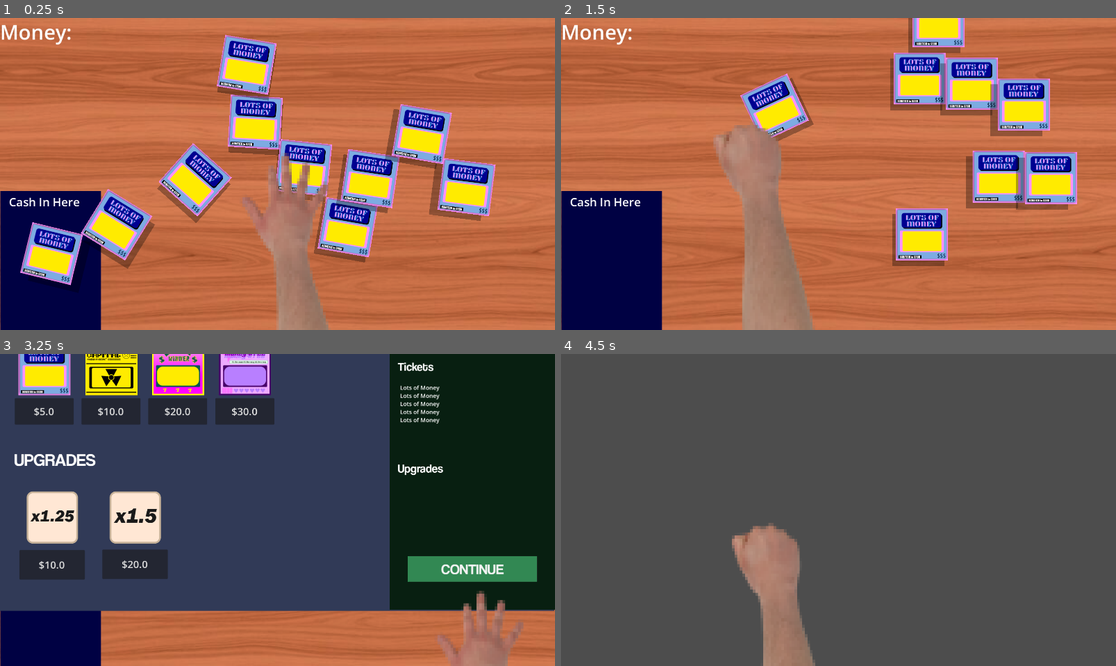
Above: before the commit, frames 1-4 (two rows, left to right).
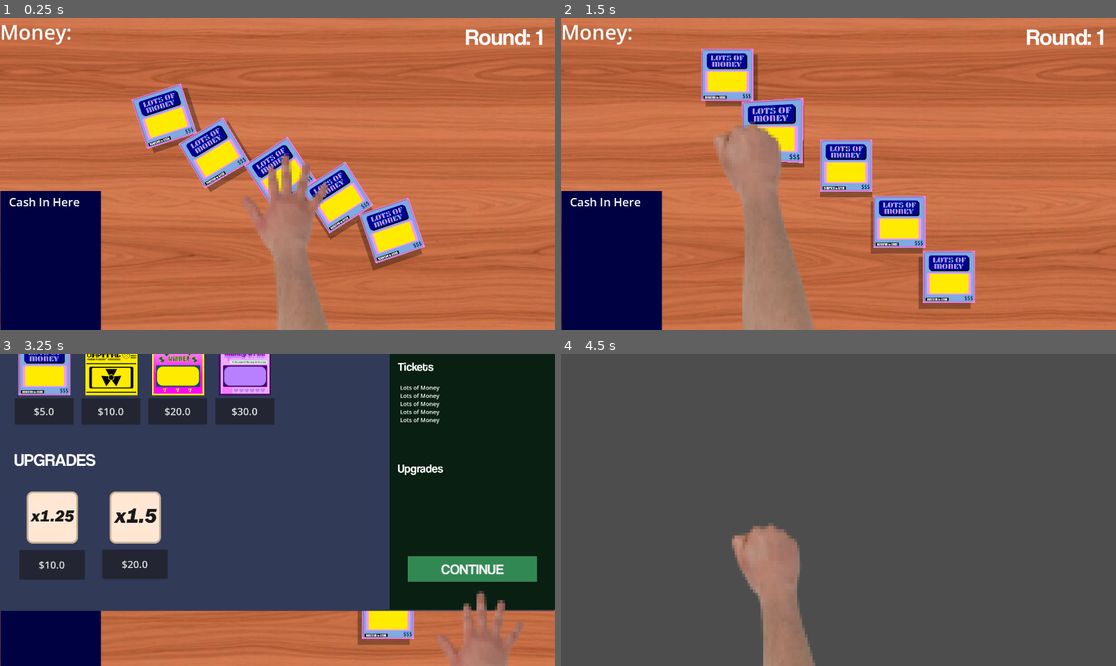
Above: after the commit, the same moments.

Repository: Hien-Trinh/ScratchOff
Game: Godot game, scene res://game_view.tscn
Two runs of this game, one before a commit and one after it. Both use one fixed random seed, a clock stepped at 60 frames per second and the inputs below. This scene is started directly instead of the project's main scene.
Inputs (mouse positions are in pixels of both pictures, inside the frame that each line leads up to):
- Up to frame 1 (0.25 s): no input
- Up to frame 2 (1.5 s): drag from (605, 289) to (894, 105) at 0.52 s; drag from (810, 71) to (610, 261) at 1.27 s
- Up to frame 3 (3.25 s): move the mouse to (377, 357) at 2.02 s; press the mouse at (377, 357) at 2.03 s; tap V (SwapScreenTest) at 2.1 s; release the mouse at (377, 357) at 2.75 s; click "CONTINUE" at 2.75 s
- Up to frame 4 (4.5 s): click "CONTINUE" at 3.5 s; tap Enter at 4.25 s; drag from (810, 572) to (672, 463) at 4.27 s

The runs differ from the first frame. In frame 1, 22% of the frame differs, in the area x 3-98%, y 3-86%; in frame 2, 20%; in frame 3, 1.1%; in frame 4, nothing differs.

Commit message:
Cash area removes cards from ticketList

Diff:
--- a/cashArea.gd
+++ b/cashArea.gd
@@ -12,7 +12,9 @@
 		for card in labelArray:
 			winning = card.card_data.card_value
 			card.free()
+			GameManager.remove_ticket_at_index(GameManager.ticketList.find(card))
 		money = money + winning
 		moneyLabel.text = "Money: " + str(money)
+		print(GameManager.ticketList)
 
 #line of tabs to see end of long line above, godot issue
--- a/game_view.tscn
+++ b/game_view.tscn
@@ -67,6 +67,22 @@
 
 [node name="Table" parent="." unique_id=1736072314 instance=ExtResource("1_0lsib")]
 
+[node name="TableUI" type="Control" parent="Table" unique_id=138578637]
+layout_mode = 3
+anchors_preset = 0
+offset_right = 40.0
+offset_bottom = 40.0
+
+[node name="RoundLabel" type="Label" parent="Table/TableUI" unique_id=354778059]
+layout_mode = 0
+offset_left = 1610.0
+offset_top = 15.0
+offset_right = 1894.0
+offset_bottom = 112.0
+theme = ExtResource("4_752fl")
+theme_override_font_sizes/font_size = 80
+text = "Round: #"
+
 [node name="ShopMenu" parent="." unique_id=151485780 instance=ExtResource("1_6k14t")]
 anchors_preset = 0
 anchor_right = 0.0
--- a/scripts/game_manager.gd
+++ b/scripts/game_manager.gd
@@ -12,7 +12,6 @@
 	set = set_balance, get = get_balance
 var mult : float :
 	set = set_mult, get = get_mult
-var round_counter : int = 0
 
 # Called when the node enters the scene tree for the first time.
 func _ready():
--- a/scripts/game_view.gd
+++ b/scripts/game_view.gd
@@ -5,6 +5,10 @@
 @onready var anim = $AnimationPlayer
 @onready var pause_menu = $PauseMenu
 @onready var hand = $Hand
+
+@onready var round_label = $Table/TableUI/RoundLabel
+
+var round_counter : int = 1
 
 # Called when the node enters the scene tree for the first time.
 func _ready():
@@ -14,6 +18,7 @@
 	pause_menu.process_mode = Node.PROCESS_MODE_WHEN_PAUSED
 	pause_menu.visible = false
 	shop_menu.visible = false
+	round_label.text = "Round: " + str(round_counter)
 	round_start()
 
 # Called every frame. 'delta' is the elapsed time since the previous frame.
@@ -36,10 +41,13 @@
 			table.visible = false
 
 func round_start():
-	table._ready()
-	add_child(hand)
+	if round_counter > 1:
+		table._ready()
+	if round_counter == 1:
+		add_child(hand)
 	var game_timer = Timer.new()
 	add_child(game_timer)
+	game_timer.one_shot = true
 	game_timer.set_wait_time(5.0) # Seconds
 	game_timer.connect("timeout", Callable(self,"_on_timer_timeout"))
 	# Create a countdown animation?
@@ -61,4 +69,6 @@
 			await anim.animation_finished
 			hand.visible = true
 			shop_menu.visible = false
+			round_counter += 1
+			round_label.text = "Round: " + str(round_counter)
 			round_start()
